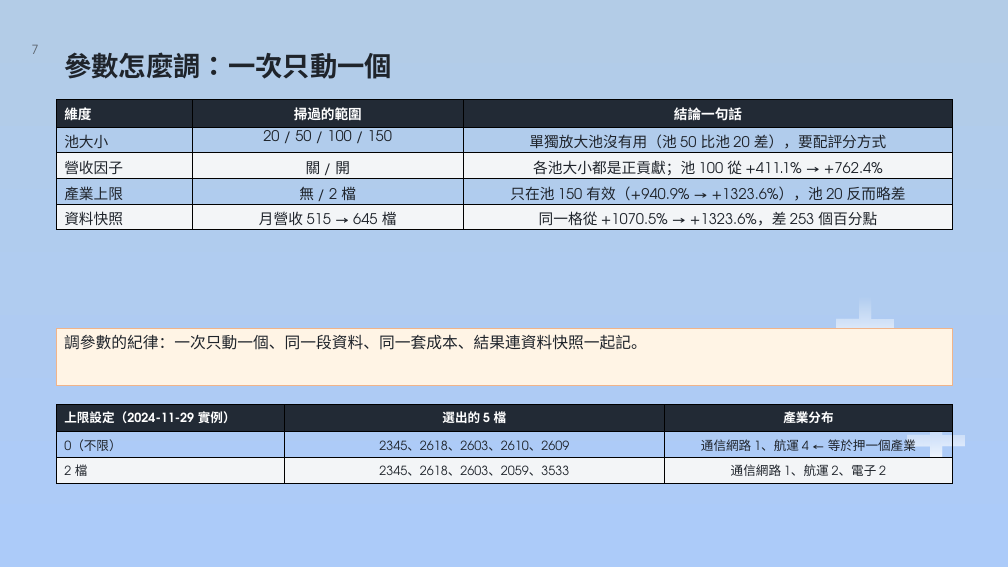
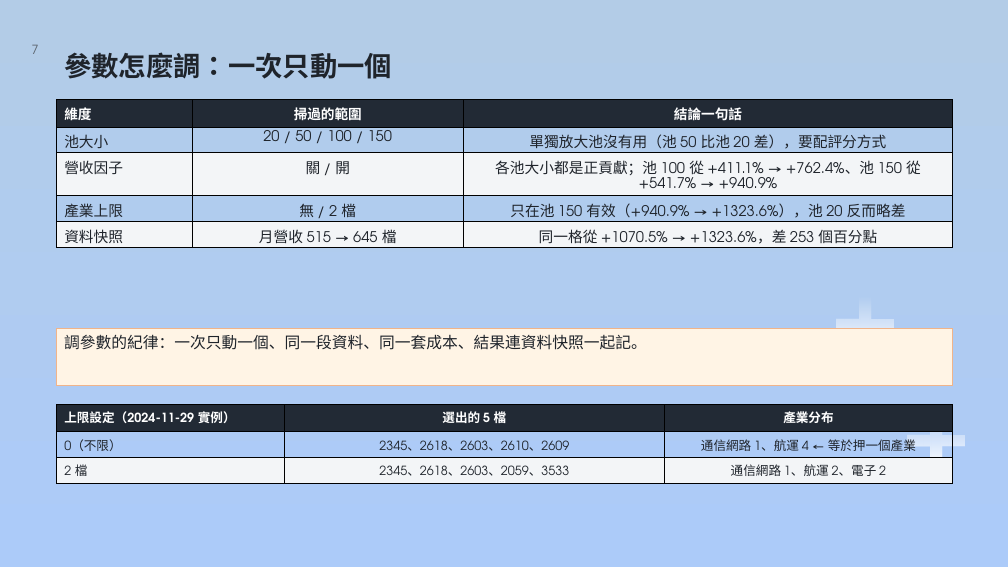
Before and after one commit to dinchentech/tw-selfselect, a slide deck: slide 7 of plans/ppt/TW-SELFSELECT台股買賣自動化系統-W7-講稿版.pptx. Drawn at 1008x567 pixels with LibreOffice and Linux fonts; fonts in the diff are those of the drawing; background and template pictures are left out. Boxes give left, top, right and bottom in pixels: in the first picture for what was removed or moved away, otherwise in the second. Text is boxed around its words. In the diff, an @@ line names an element or a change of style, - is before the commit and + after.

```diff
--- a/plans/ppt/TW-SELFSELECT台股買賣自動化系統-W7-講稿版.pptx
+++ b/plans/ppt/TW-SELFSELECT台股買賣自動化系統-W7-講稿版.pptx
@@ table at box(57, 100, 952, 253) @@
-row 3, column 3: 各池大小都是正貢獻；池 100 從 +411.1% → +762.4%
+row 3, column 3: 各池大小都是正貢獻；池 100 從 +411.1% → +762.4%、池 150 從 +541.7% → +940.9%
```
Also in this commit, not shown: 10 other slides changed, 3 other files.
